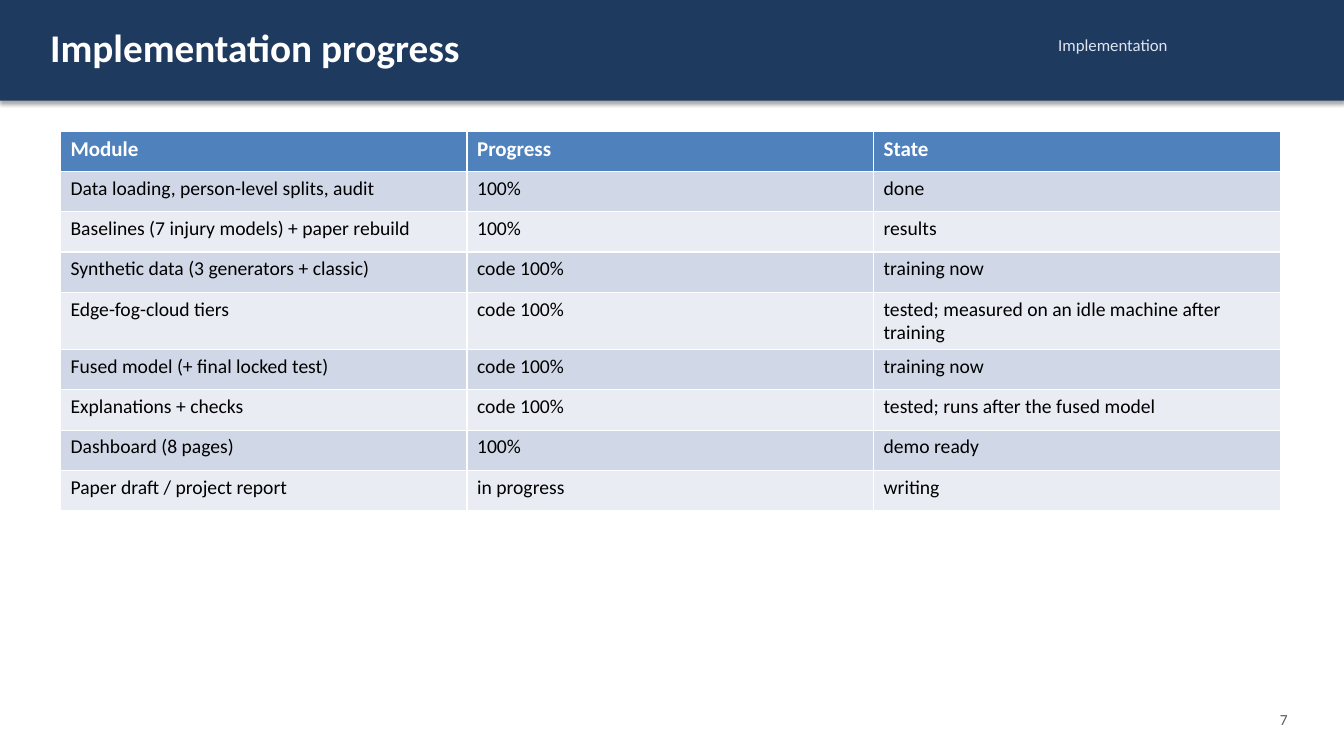
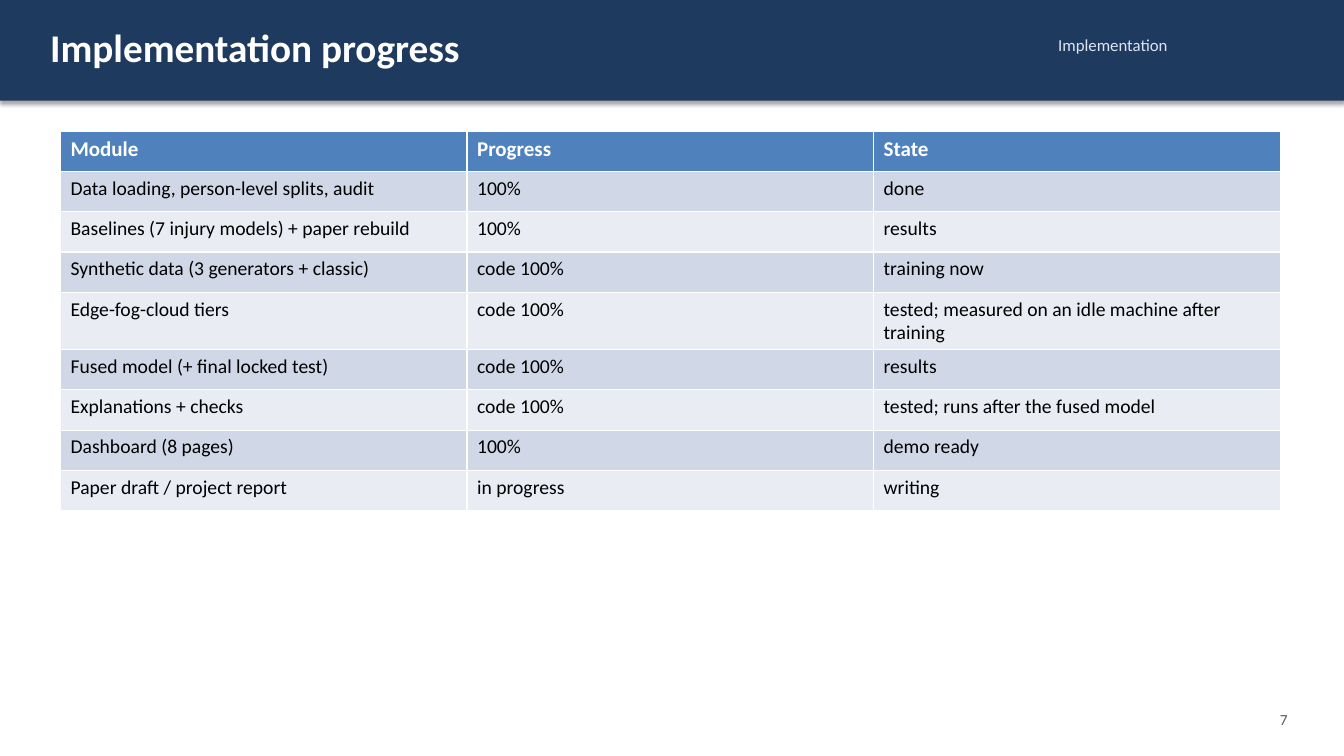
Before and after one commit to NamanJain017/SynAthlete-AIoT, a slide deck: slide 7 of slides/review2.pptx. Drawn at 1344x756 pixels with LibreOffice and Linux fonts; fonts in the diff are those of the drawing. Boxes give left, top, right and bottom in pixels: in the first picture for what was removed or moved away, otherwise in the second. Text is boxed around its words. In the diff, an @@ line names an element or a change of style, - is before the commit and + after.

```diff
--- a/slides/review2.pptx
+++ b/slides/review2.pptx
@@ table at (60,131,1279,502) @@
-row 6, column 3: training now
+row 6, column 3: results
```
Also in this commit, not shown: 2 other slides changed, 2 other files.
